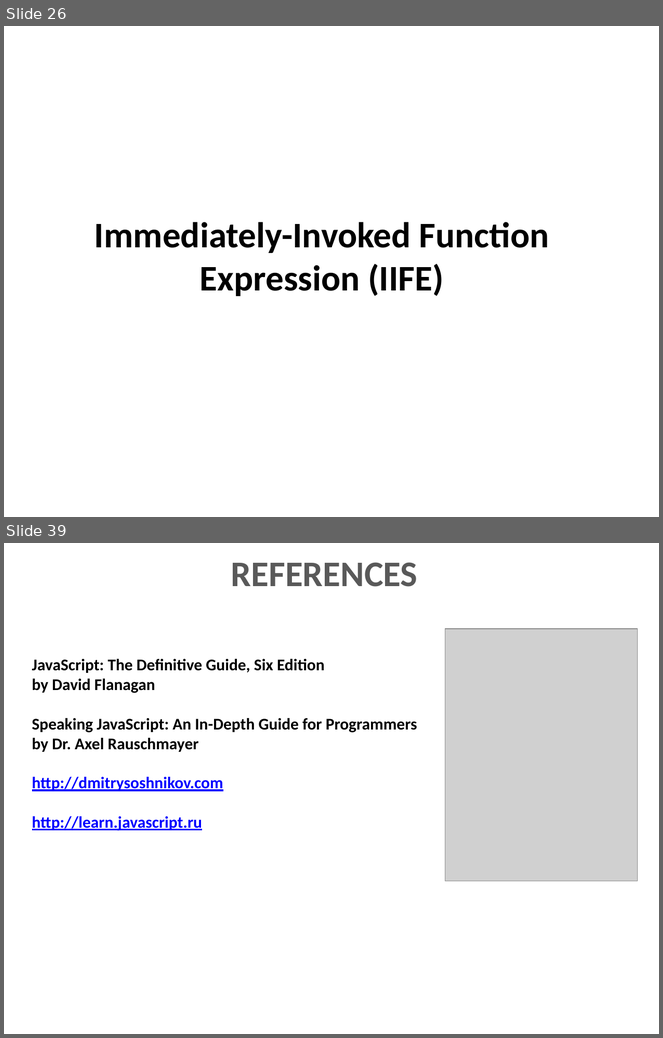
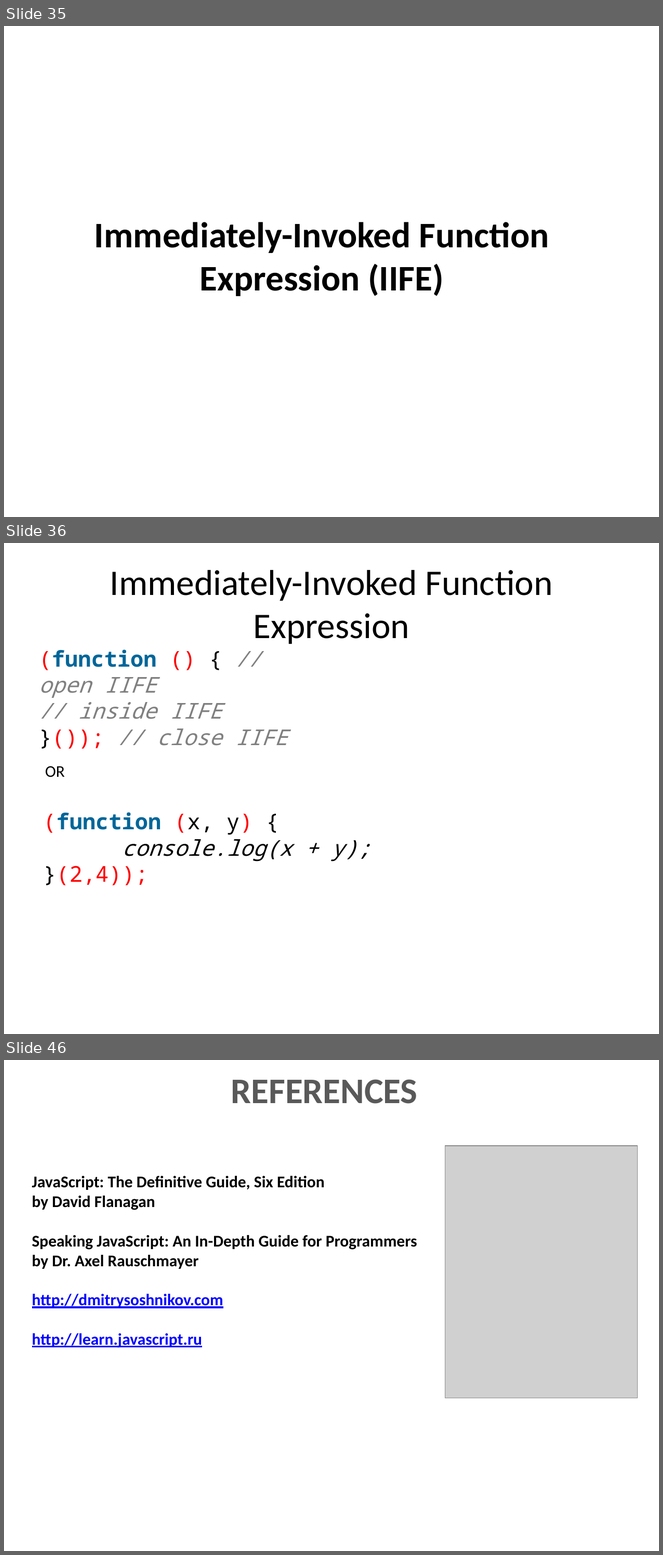
Before and after one commit to dzmitry-varabei/front-end-course, a slide deck: lecture-3-recap-scope/scope.pptx. Shown one above the other, each under a label of ours: slides 26 and 39 before the commit, slides 35, 36 and 46 after it; the slides between them are not shown. The pictures are 663x1038 and 663x1555 pixels, drawn with LibreOffice and Linux fonts; fonts in the diff are those of the drawing; grey boxes stand for pictures. Boxes give left, top, right and bottom in pixels: in the first picture for what was removed or moved away, otherwise in the second. Text is boxed around its words. In the diff, an @@ line names an element or a change of style, - is before the commit and + after.

```diff
--- a/lecture-3-recap-scope/scope.pptx
+++ b/lecture-3-recap-scope/scope.pptx
@@ slide 36 added at [4, 543, 659, 1034], background #FFFFFF @@
@@ title added at [110, 570, 553, 644], 39.6 pt, text #000000 @@
+Immediately-Invoked Function Expression
@@ text added at [39, 650, 288, 746], 24 pt, text #808080, italic @@
+(function () { // open IIFE
+// inside IIFE
+}()); // close IIFE
@@ text added at [45, 766, 65, 778], 18 pt, text #000000 @@
+OR
@@ text added at [43, 812, 371, 886], 24 pt, text #000000 @@
+(function (x, y) {
+console.log(x + y);
+}(2,4));
@@ what was slide 26 is now slide 35 @@
@@ what was slide 39 is now slide 46 @@
```
Also in this commit, not shown: 4 slides changed, 9 other slides added, 13 slides removed, 3 other files.
